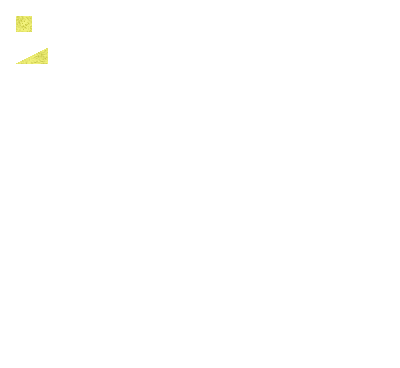
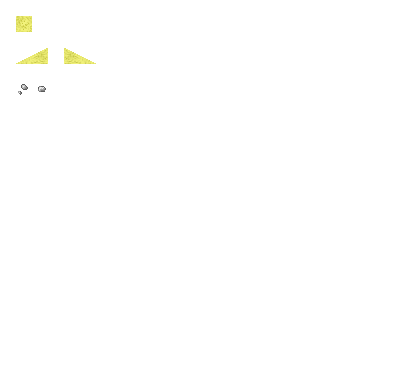
Two versions of the same layered image (w=400, h=368). Layer-by-layer changes:
painted on "リリース" over (x1=18, y1=48, x2=96, y2=95)
